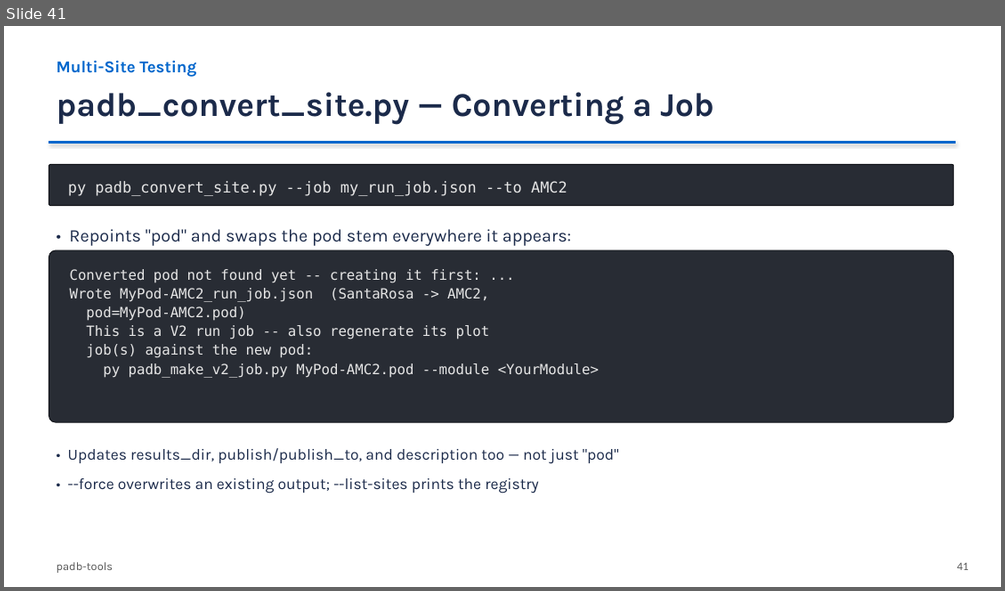
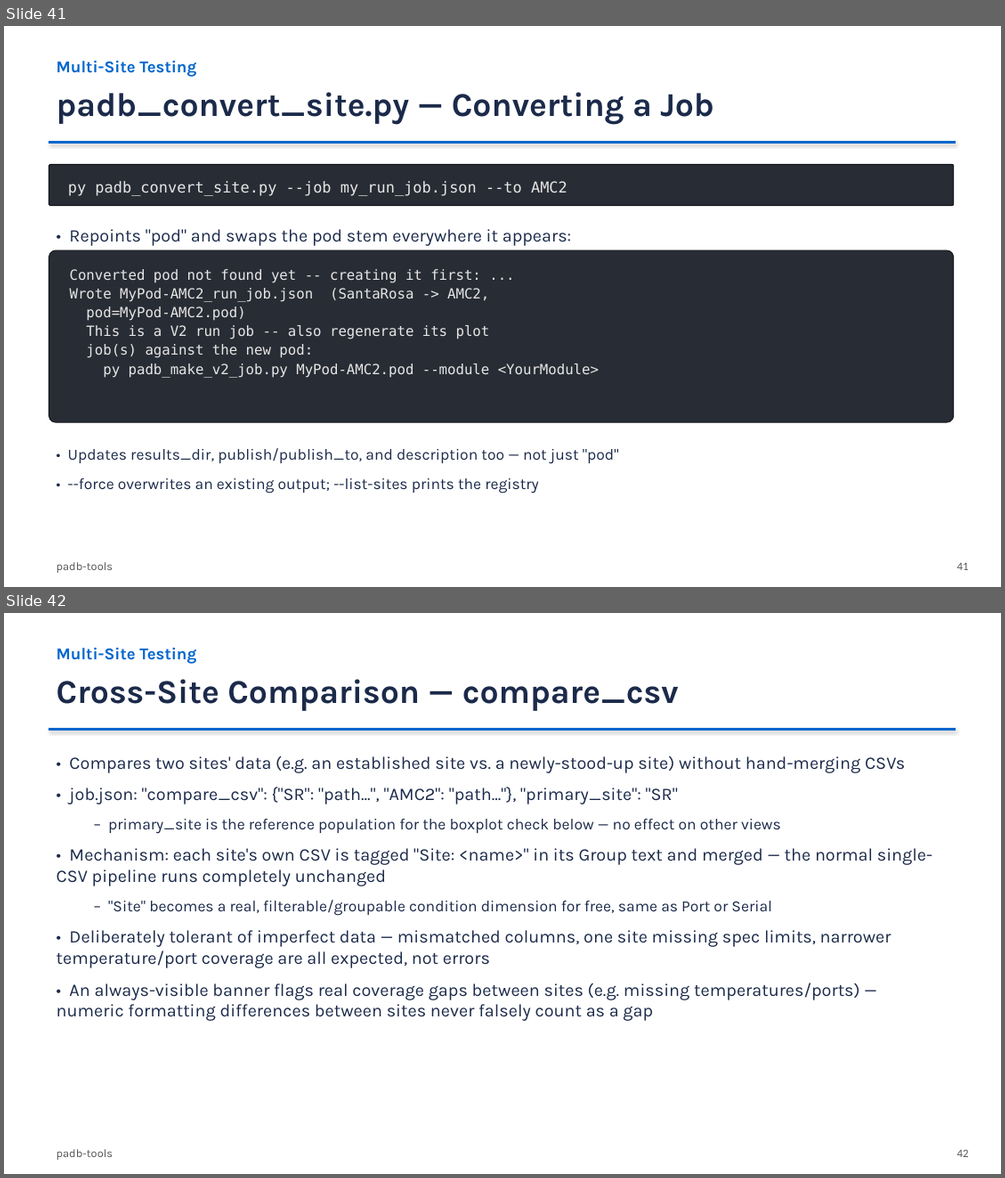
Before and after one commit to damurray/padb-tools, a slide deck: PADB_Simple_and_Interactive.pptx. Shown one above the other, each under a label of ours: slide 41 before the commit, slides 41 and 42 after it. The pictures are 1005x591 and 1005x1178 pixels, drawn with LibreOffice and Linux fonts; fonts in the diff are those of the drawing. Boxes give left, top, right and bottom in pixels: in the first picture for what was removed or moved away, otherwise in the second. Text is boxed around its words. In the diff, an @@ line names an element or a change of style, - is before the commit and + after.

```diff
--- a/PADB_Simple_and_Interactive.pptx
+++ b/PADB_Simple_and_Interactive.pptx
@@ slide 42 added at [4,613,1001,1174], background #FFFFFF @@
@@ text added at [57,647,196,664], 16 pt, text #0066CC, bold @@
+Multi-Site Testing
@@ text added at [57,679,679,711], 32 pt, text #1B2A4A, bold @@
+Cross-Site Comparison — compare_csv
@@ line added from (48, 729) to (956, 729), #0066CC 2.25 pt @@
@@ text added at [57,755,932,1021], 17 pt, text #1B2A4A @@
+• Compares two sites' data (e.g. an established site vs. a newly-stood-up site) without hand-merging CSVs
+• job.json: "compare_csv": {"SR": "path...", "AMC2": "path..."}, "primary_site": "SR"
+  – primary_site is the reference population for the boxplot check below — no effect on other views
+• Mechanism: each site's own CSV is tagged "Site: <name>" in its Group text and merged — the normal single-CSV pipeline runs completely unchanged
+  – "Site" becomes a real, filterable/groupable condition dimension for free, same as Port or Serial
+• Deliberately tolerant of imperfect data — mismatched columns, one site missing spec limits, narrower temperature/port coverage are all expected, not errors
+• An always-visible banner flags real coverage gaps between sites (e.g. missing temperatures/ports) — numeric formatting differences between sites never falsely count as a gap
@@ text added at [57,1149,113,1159], 11 pt, text #555555 @@
+padb-tools
@@ text added at [957,1149,969,1157], 11 pt, text #555555 @@
+42
```
Also in this commit, not shown: 1 slide changed, 2 other slides added, 13 other files.
